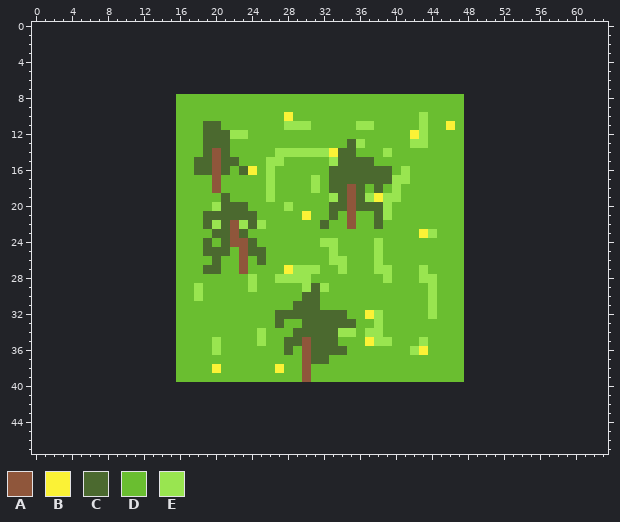
Edited in one commit: pixel-art file (Assets/Textures/Sources/MapCells/Forest.aseprite). Above, as it was before the edit.
32x32 pixels, 1 frame. The old version is drawn lined up with the new one, on the new canvas.
Palette (. is transparent): A #8f563b  B #fbf236  C #4b692f  D #6abe30  E #99e550
Pixels before (only the part around the change), first column x 0:
 0 ................................................................
 1 ................................................................
 2 ................................................................
 3 ................................................................
 4 ................................................................
 5 ................................................................
 6 ................................................................
 7 ................................................................
 8 ................DDDDDDDDDDDDDDDDDDDDDDDDDDDDDDDD................
 9 ................DDDDDDDDDDDDDDDDDDDDDDDDDDDDDDDD................
10 ................DDDDDDDDDDDDBDDDDDDDDDDDDDDEDDDD................
11 ................DDDCCDDDDDDDEEEDDDDDEEDDDDDEDDBD................
12 ................DDDCCCEEDDDDDDDDDDDDDDDDDDBEDDDD................
13 ................DDDCCCDDDDDDDDDDDDDCEDDDDDEEDDDD................
14 ................DDDCACDDDDDEEEEEEBCCDDDEDDDDDDDD................
15 ................DDCCACCDDDEEDDDDDECCCCDDDDDDDDDD................
16 ................DDCCACDCBDEDDDDDDCCCCCCCDEDDDDDD................
17 ................DDDDADDDDDEDDDDEDCCCCCCCEEDDDDDD................
18 ................DDDDADDDDDEDDDDEDCCACDCDEDDDDDDD................
19 ................DDDDDCDDDDEDDDDDDECACEBEEDDDDDDD................
20 ................DDDDECCCDDDDEDDDDCCACCCEDDDDDDDD................
21 ................DDDCCCCCCDDDDDBDDCDADDCEDDDDDDDD................
22 ................DDDCECAECEDDDDDDCDDADDCDDDDDDDDD................
23 ................DDDDCCACDDDDDDDDDDDDDDDDDDDBEDDD................
24 ................DDDCDCAACDDDDDDDEEDDDDEDDDDDDDDD................
25 ................DDDCCCDACCDDDDDDDEDDDDEDDDDDDDDD................
26 ................DDDDCDDADCDDDDDDDEEDDDEDDDDDDDDD................
27 ................DDDCCDDADDDDBEEEDDEDDDEEDDDEDDDD................
28 ................DDDDDDDDEDDEEEEDDDDDDDDEDDDEEDDD................
29 ................DDEDDDDDEDDDDDECEDDDDDDDDDDDEDDD................
30 ................DDEDDDDDDDDDDDCCDDDDDDDDDDDDEDDD................
31 ................DDDDDDDDDDDDDCCCDDDDDDDDDDDDEDDD................
32 ................DDDDDDDDDDDCCCCCCCCDDBEDDDDDEDDD................
33 ................DDDDDDDDDDDCDDCCCCCCDDEDDDDDDDDD................
34 ................DDDDDDDDDEDDDCCCCCEEDEEDDDDDDDDD................
35 ................DDDDEDDDDEDDCCACCCDDDBEEDDDEDDDD................
36 ................DDDDEDDDDDDDCDACCCCDDDDDDDEBDDDD................
37 ................DDDDDDDDDDDDDDACCDDDDDDDDDDDDDDD................
38 ................DDDDBDDDDDDBDDADDDDDDDDDDDDDDDDD................
39 ................DDDDDDDDDDDDDDADDDDDDDDDDDDDDDDD................
40 ................................................................
41 ................................................................
42 ................................................................
43 ................................................................
44 ................................................................
45 ................................................................
46 ................................................................
47 ................................................................
New version:
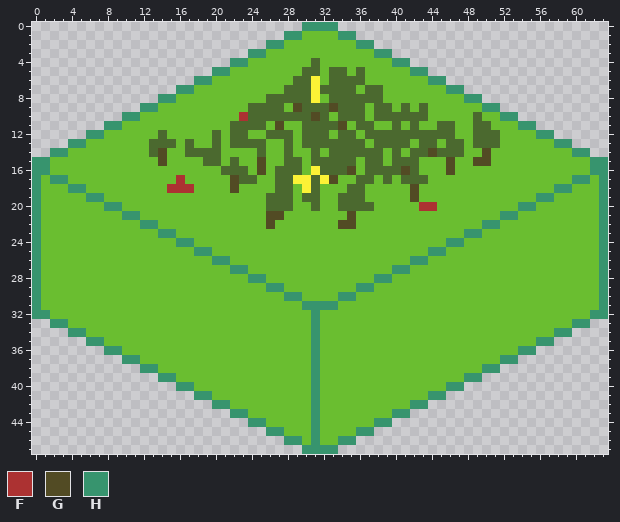
Colours new in this view: F #ac3232  G #524b24  H #37946e
The exact change:
canvas 32x32 -> 64x48, the old top-left corner now at 16,8
y 0: x 30..33 .... -> HHHH
y 1: x 28..35 ........ -> HHDDDDHH
y 2: x 26..37 ............ -> HHDDDDDDDDHH
y 3: x 24..39 ................ -> HHDDDDDDDDDDDDHH
y 4: x 22..41 .................... -> HHDDDDDDDCDDDDDDDDHH
y 5: x 20..43 ........................ -> HHDDDDDDDDCCDCCDCDDDDDHH
y 6: x 18..45 ............................ -> HHDDDDDDDDDCCBDCCCCDDDDDDDHH
y 7: x 16..47 ................................ -> HHDDDDDDDDDDCCCBCCCCDCCDDDDDDDHH
y 8: x 14..15 .. -> HH; x 26..31 DDDDDD -> CCCCCB; x 33..38 DDDDDD -> CCCCCC; x 48..49 .. -> HH
y 9: x 12..15 .... -> HHDD; x 24..27 DDDD -> CCCC; x 29..36 DDDDDDDD -> GCCCGCCC; x 38..39 DD -> CC; x 41 D -> C; x 43 D -> C; x 48..51 .... -> DDHH
y 10: x 10..15 ...... -> HHDDDD; x 23..32 DDDDDBDDDD -> FCCCCCCCGC; x 34..36 DDD -> CCC; x 38..43 DDDDDE -> CCCCCC; x 48..53 ...... -> DCDDHH
y 11: x 8..15 ........ -> HHDDDDDD; x 19..20 CC -> DD; x 22..25 DDDD -> CCCC; x 27..34 DEEEDDDD -> GDDCCCCG; x 36..37 EE -> CC; x 40 D -> C; x 42..43 DE -> CD; x 45..46 DB -> CC; x 48..55 ........ -> DCCDDDHH
y 12: x 6..15 .......... -> HHDDDDDDCD; x 19 C -> D; x 21..23 CEE -> DCC; x 26..28 DDD -> CCC; x 30..32 DDD -> CCC; x 34..35 DD -> CC; x 37..46 DDDDDBEDDD -> CCCCCCCCCC; x 48..57 .......... -> DCCCDDDDHH
y 13: x 4..15 ............ -> HHDDDDDDDCCC; x 17 D -> C; x 19 C -> D; x 21..25 CDDDD -> DCCCC; x 28 D -> C; x 30..34 DDDDD -> CCCCC; x 36 E -> C; x 38..44 DDDDEED -> CCCCDCC; x 46..59 DD............ -> CCDCCCDDDDDDHH
y 14: x 2..15 .............. -> HHDDDDDDDDDCGD; x 17..18 DD -> CC; x 20..21 AC -> CD; x 25 D -> C; x 27..33 EEEEEEB -> DCDDCDC; x 36..40 DDDED -> CCCDC; x 42..61 DDDDDD.............. -> CCGCCCDDGDDDDDDDDDHH
y 15: x 0..15 ................ -> HHDDDDDDDDDDDDGD; x 18 C -> D; x 20..21 AC -> CD; x 25..29 DEEDD -> GDDCC; x 31..33 DDE -> CCC; x 36 C -> D; x 38 D -> C; x 40..42 DDD -> CCC; x 46 D -> G; x 48..63 ................ -> DGGDDDDDDDDDDDHH
y 16: x 0..15 ................ -> HHDDDDDDDDDDDDDD; x 18..20 CCA -> DDD; x 22 D -> C; x 24..29 BDEDDD -> DGDCCC; x 31..32 DD -> BC; x 35..36 CC -> GD; x 40..42 DED -> CGC; x 46 D -> G; x 48..63 ................ -> DDDDDDDDDDDDDDHH
y 17: x 0..16 ................D -> HDHHDDDDDDDDDDDDF; x 20 A -> D; x 22..24 DDD -> GCC; x 26..35 EDDDDEDCCC -> DCCBBCBGDD; x 38 C -> D; x 40..43 EEDD -> DCCC; x 48..63 ................ -> DDDDDDDDDDDDHHDH
y 18: x 0..17 ................DD -> HDDDHHDDDDDDDDDFFF; x 20 A -> D; x 22 D -> G; x 26..28 EDD -> DCC; x 30..31 DE -> BC; x 33..35 CCA -> DDC; x 38 C -> D; x 40 E -> D; x 42 D -> G; x 48..63 ................ -> DDDDDDDDDDHHDDDH
y 19: x 0..15 ................ -> HDDDDDHHDDDDDDDD; x 21 C -> D; x 26..28 EDD -> CCC; x 30..31 DD -> CC; x 33 E -> D; x 35 A -> C; x 37..40 EBEE -> DDDD; x 42 D -> G; x 48..63 ................ -> DDDDDDDDHHDDDDDH
y 20: x 0..15 ................ -> HDDDDDDDHHDDDDDD; x 20..23 ECCC -> DDDD; x 26..28 DDE -> CCC; x 31 D -> C; x 33 C -> D; x 35 A -> C; x 38..39 CE -> DD; x 43..44 DD -> FF; x 48..63 ................ -> DDDDDDHHDDDDDDDH
y 21: x 0..15 ................ -> HDDDDDDDDDHHDDDD; x 19..24 CCCCCC -> DDDDDD; x 26..27 DD -> GG; x 30 B -> D; x 33 C -> D; x 35 A -> G; x 38..39 CE -> DD; x 48..63 ................ -> DDDDHHDDDDDDDDDH
y 22: x 0..15 ................ -> HDDDDDDDDDDDHHDD; x 19..26 CECAECED -> DDDDDDDG; x 32 C -> D; x 34..35 DA -> GG; x 38 C -> D; x 48..63 ................ -> DDHHDDDDDDDDDDDH
y 23: x 0..15 ................ -> HDDDDDDDDDDDDDHH; x 20..23 CCAC -> DDDD; x 43..44 BE -> DD; x 48..63 ................ -> HHDDDDDDDDDDDDDH
y 24: x 0..17 ................DD -> HDDDDDDDDDDDDDDDHH; x 19 C -> D; x 21..24 CAAC -> DDDD; x 32..33 EE -> DD; x 38 E -> D; x 46..63 DD................ -> HHDDDDDDDDDDDDDDDH
y 25: x 0..15 ................ -> HDDDDDDDDDDDDDDD; x 18..21 DCCC -> HHDD; x 23..25 ACC -> DDD; x 33 E -> D; x 38 E -> D; x 44..45 DD -> HH; x 48..63 ................ -> DDDDDDDDDDDDDDDH
y 26: x 0..15 ................ -> HDDDDDDDDDDDDDDD; x 20..21 CD -> HH; x 23 A -> D; x 25 C -> D; x 33..34 EE -> DD; x 38 E -> D; x 42..43 DD -> HH; x 48..63 ................ -> DDDDDDDDDDDDDDDH
y 27: x 0..15 ................ -> HDDDDDDDDDDDDDDD; x 19..20 CC -> DD; x 22..23 DA -> HH; x 28..31 BEEE -> DDDD; x 34 E -> D; x 38..41 EEDD -> DDHH; x 43 E -> D; x 48..63 ................ -> DDDDDDDDDDDDDDDH
y 28: x 0..15 ................ -> HDDDDDDDDDDDDDDD; x 24..25 ED -> HH; x 27..30 EEEE -> DDDD; x 38..39 DE -> HH; x 43..44 EE -> DD; x 48..63 ................ -> DDDDDDDDDDDDDDDH
y 29: x 0..15 ................ -> HDDDDDDDDDDDDDDD; x 18 E -> D; x 24 E -> D; x 26..27 DD -> HH; x 30..32 ECE -> DDD; x 36..37 DD -> HH; x 44 E -> D; x 48..63 ................ -> DDDDDDDDDDDDDDDH
y 30: x 0..15 ................ -> HDDDDDDDDDDDDDDD; x 18 E -> D; x 28..31 DDCC -> HHDD; x 34..35 DD -> HH; x 44 E -> D; x 48..63 ................ -> DDDDDDDDDDDDDDDH
y 31: x 0..15 ................ -> HDDDDDDDDDDDDDDD; x 29..33 CCCDD -> DHHHH; x 44 E -> D; x 48..63 ................ -> DDDDDDDDDDDDDDDH
y 32: x 0..15 ................ -> HHDDDDDDDDDDDDDD; x 27..34 CCCCCCCC -> DDDDHDDD; x 37..38 BE -> DD; x 44 E -> D; x 48..63 ................ -> DDDDDDDDDDDDDDHH
y 33: x 2..15 .............. -> HHDDDDDDDDDDDD; x 27 C -> D; x 30..35 CCCCCC -> DHDDDD; x 38 E -> D; x 48..61 .............. -> DDDDDDDDDDDDHH
y 34: x 4..15 ............ -> HHDDDDDDDDDD; x 25 E -> D; x 29..35 CCCCCEE -> DDHDDDD; x 37..38 EE -> DD; x 48..59 ............ -> DDDDDDDDDDHH
y 35: x 6..15 .......... -> HHDDDDDDDD; x 20 E -> D; x 25 E -> D; x 28..33 CCACCC -> DDDHDD; x 37..39 BEE -> DDD; x 43 E -> D; x 48..57 .......... -> DDDDDDDDHH
y 36: x 8..15 ........ -> HHDDDDDD; x 20 E -> D; x 28 C -> D; x 30..34 ACCCC -> DHDDD; x 42..43 EB -> DD; x 48..55 ........ -> DDDDDDHH
y 37: x 10..15 ...... -> HHDDDD; x 30..32 ACC -> DHD; x 48..53 ...... -> DDDDHH
y 38: x 12..15 .... -> HHDD; x 20 B -> D; x 27 B -> D; x 30..31 AD -> DH; x 48..51 .... -> DDHH
y 39: x 14..15 .. -> HH; x 30..31 AD -> DH; x 48..49 .. -> HH
y 40: x 16..47 ................................ -> HHDDDDDDDDDDDDDHDDDDDDDDDDDDDDHH
y 41: x 18..45 ............................ -> HHDDDDDDDDDDDHDDDDDDDDDDDDHH
y 42: x 20..43 ........................ -> HHDDDDDDDDDHDDDDDDDDDDHH
y 43: x 22..41 .................... -> HHDDDDDDDHDDDDDDDDHH
y 44: x 24..39 ................ -> HHDDDDDHDDDDDDHH
y 45: x 26..37 ............ -> HHDDDHDDDDHH
y 46: x 28..35 ........ -> HHDHDDHH
y 47: x 30..33 .... -> HHHH
Pixel boxes of the changes (left, top, right, bottom) in both pictures:
changed: (32, 22, 608, 454)
